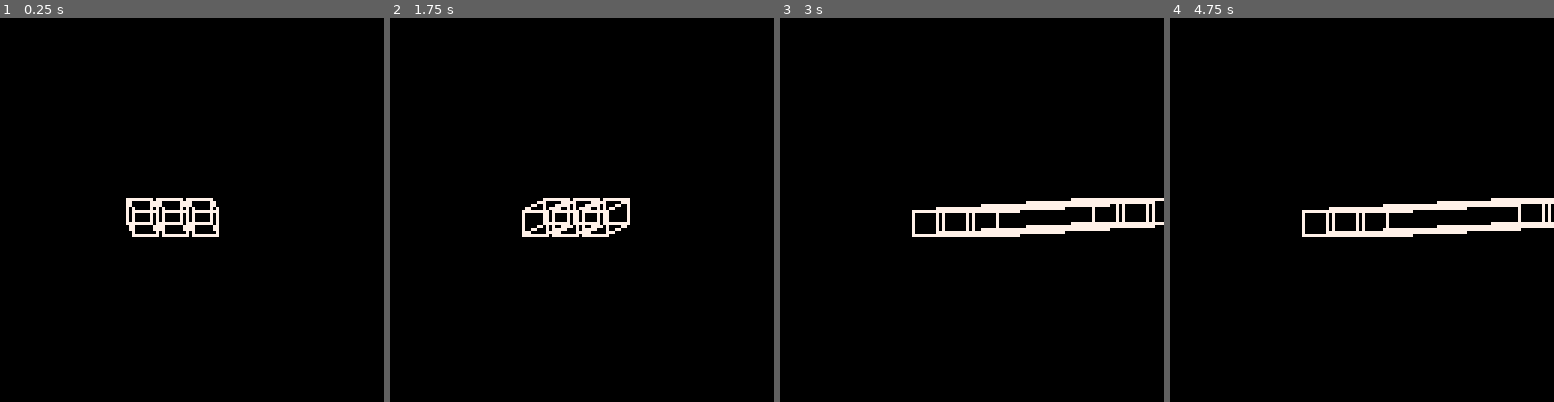
Above: before the commit, frames 1-4 (left to right).
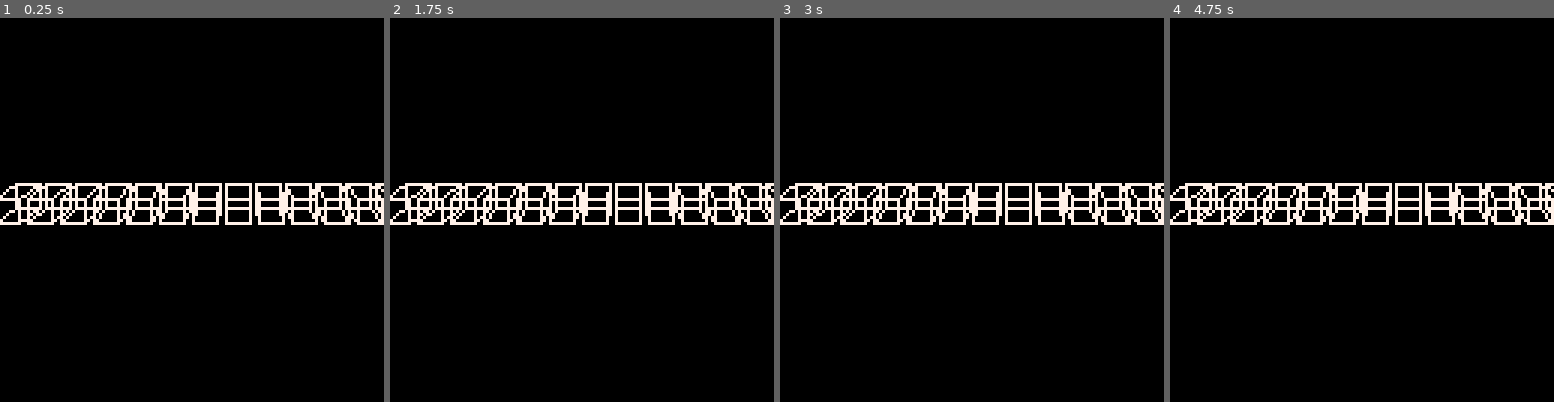
Above: after the commit, the same moments.

Repository: abemassry/dimensional-jump
Game: PICO-8 cartridge 3d_2.p8
The game is run twice, just before and just after one commit, with the same random seed, the same clock (stepped at 60 frames per second) and the same inputs.
Inputs:
- Up to frame 1 (0.25 s): no input
- Up to frame 2 (1.75 s): tap X (X key) at 0.33, 1.07 s; tap O (Z key) at 0.7, 1.7 s; hold Right from 1.6 s (still down)
- Up to frame 3 (3 s): tap X (X key) at 1.85, 2.97 s; release Right at 2.1 s; tap O (Z key) at 2.1, 2.5, 2.9 s; hold Up 2.15-2.42 s; hold Right from 2.47 s (still down)
- Up to frame 4 (4.75 s): release Right at 3.03 s; hold Left 3.08-3.58 s; tap O (Z key) every 0.4 s from 3.3 to 4.5 s; hold Down 3.63-3.97 s; hold Right 4.02-4.68 s; tap X (X key) at 4.08 s; hold Up from 4.73 s (still down)

The runs differ from the first frame. In frame 1, 5.4% of the frame differs, in the area x 0-100%, y 42-58%; in frame 2, 5.7%; in frame 3, 6.2%; in frame 4, 6.2%.

Commit message:
render first row of cubes

Diff:
--- a/3d_2.p8
+++ b/3d_2.p8
@@ -13,11 +13,11 @@
 	y0=y-4
 	x1=x+4
 	y1=y+4
-	z=4
+	z=5
 	xx0=x0+z
-	yy0=y0+z
+	yy0=y0-z
 	xx1=x1+z
-	yy1=y1+z
+	yy1=y1-z
 	draw_block(x0+s,x1+s,y0,y1,xx0,xx1,yy0,yy1,7)
 end
 
@@ -53,9 +53,19 @@
 
 function _draw()
 	cls()
-	setup_block(64,64,s)
-	setup_block(64-10,64,s)
-	setup_block(64-20,64,s)
+	setup_block(64+60,64,12)
+	setup_block(64+50,64,11)
+	setup_block(64+40,64,10)
+	setup_block(64+30,64,9)
+	setup_block(64+20,64,8)
+	setup_block(64+10,64,7)
+	setup_block(64,64,6)
+	setup_block(64-10,64,5)
+	setup_block(64-20,64,4)
+	setup_block(64-30,64,3)
+	setup_block(64-40,64,2)
+	setup_block(64-50,64,1)
+	setup_block(64-60,64,0)
 
 end
 
